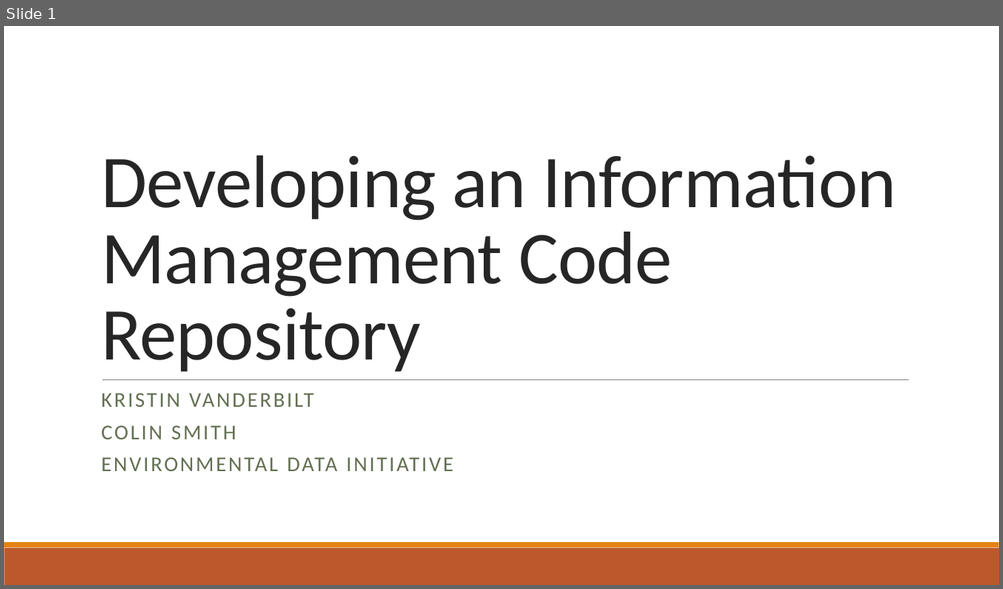
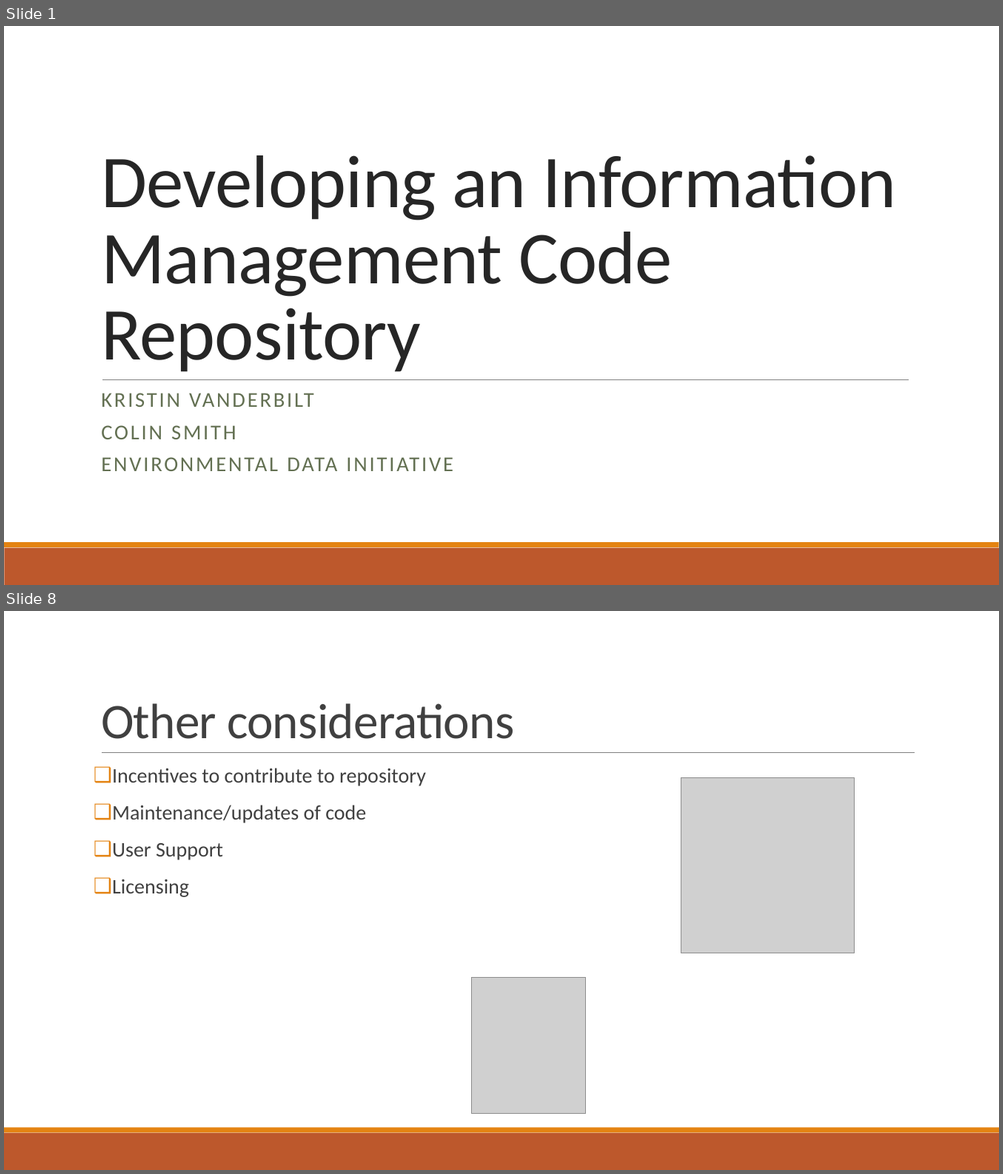
Before and after one commit to vanderbi/codeLibrary, a slide deck: Building an Information Management Code Library.pptx. Shown one above the other, each under a label of ours: slide 1 before the commit, slides 1 and 8 after it; the slides between them are not shown. The pictures are 1003x589 and 1003x1174 pixels, drawn with LibreOffice and Linux fonts; fonts in the diff are those of the drawing; grey boxes stand for pictures; background and template pictures are left out. Boxes give left, top, right and bottom in pixels: in the first picture for what was removed or moved away, otherwise in the second. Text is boxed around its words. In the diff, an @@ line names an element or a change of style, - is before the commit and + after.

```diff
--- a/Building an Information Management Code Library.pptx
+++ b/Building an Information Management Code Library.pptx
@@ slide 8 added at (x1=4, y1=611, x2=999, y2=1170), background #FFFFFF; not listed: 2 template elements that a slide beside it also shows @@
@@ title added at (x1=101, y1=703, x2=514, y2=739), 48 pt, text #404040 @@
+Other considerations
@@ line added from (102, 753) to (915, 753), #808080 0.5 pt @@
@@ text added at (x1=112, y1=768, x2=426, y2=897), 20 pt, text #404040 @@
+❑ Incentives to contribute to repository
+❑ Maintenance/updates of code
+❑ User Support
+❑ Licensing
@@ picture added at (x1=680, y1=777, x2=854, y2=953) @@
@@ picture added at (x1=472, y1=977, x2=586, y2=1114) @@
```
Also in this commit, not shown: 4 slides changed, 3 other slides added.
